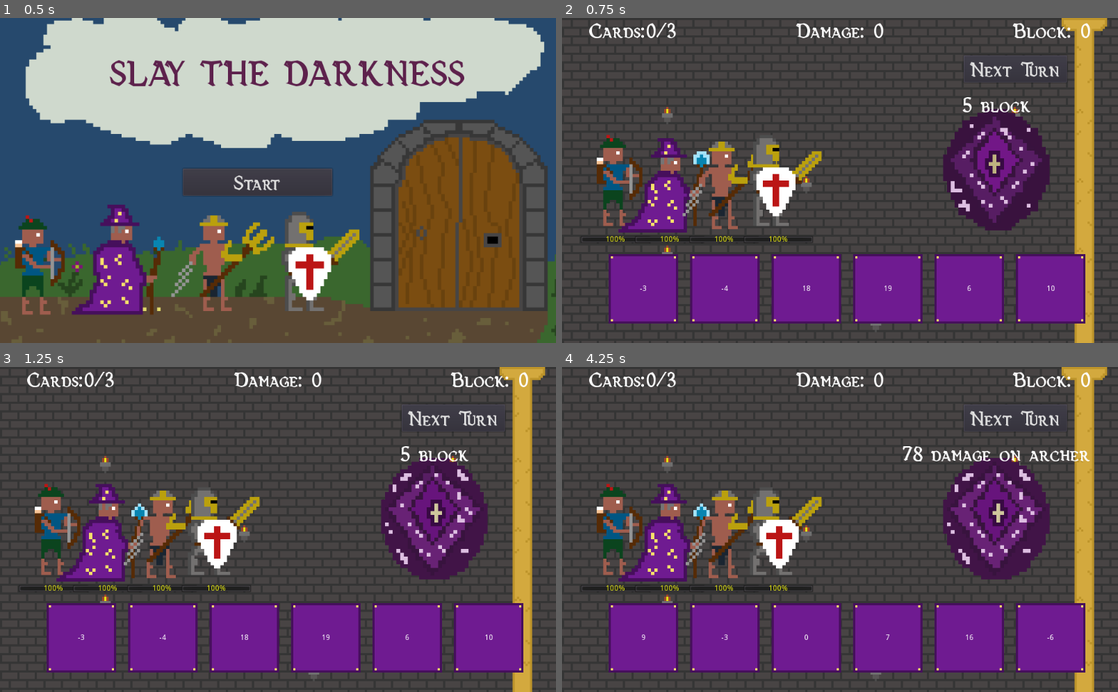
Above: before the commit, frames 1-4 (two rows, left to right).
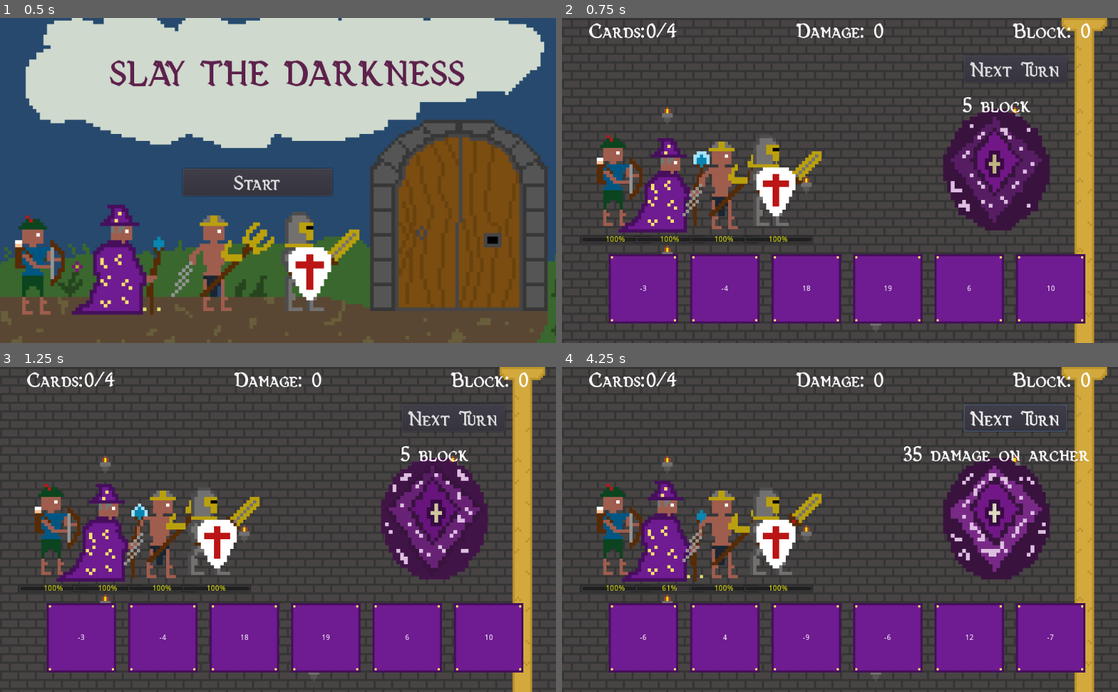
Above: after the commit, the same moments.

Repository: Laddicus/SlayTheDarkness
Game: Godot game, scene res://main.tscn
Same seed, same stepped clock (60 frames per second), same inputs: the game is played once before the commit and once after it. The engine's default icon, where the game draws it, is replaced by a stand-in: a white triangle on a blue panel in a dark square.
Inputs (mouse positions are in pixels of both pictures, inside the frame that each line leads up to):
- Up to frame 1 (0.5 s): no input
- Up to frame 2 (0.75 s): click "Start" at 0.5 s
- Up to frame 3 (1.25 s): no input
- Up to frame 4 (4.25 s): click (817, 529) at 1.25 s, where only the run before the commit has a clickable "Start"; click "Next Turn" at 2 s; click "Next Turn" at 2.75 s; click (817, 529) at 3.5 s, where only the run before the commit has a clickable "Start"

Frame 1 is identical in both runs. In frame 2, less than 0.1% of the frame differs, in the area x 18-21%, y 1-7%; in frame 3, less than 0.1%; in frame 4, 4.0%, in the area x 10-95%, y 1-84%.

Commit message:
Final changes before submission

Diff:
--- a/GUI.tscn
+++ b/GUI.tscn
@@ -17,10 +17,10 @@
 
 [node name="CardsValue" type="Label" parent="Cards"]
 margin_left = 106.0
-margin_right = 161.0
+margin_right = 163.0
 margin_bottom = 44.0
 custom_fonts/font = ExtResource( 1 )
-text = "0/3"
+text = "0/4"
 
 [node name="Damage" type="HBoxContainer" parent="."]
 anchor_left = 0.5
--- a/enemy.gd
+++ b/enemy.gd
@@ -18,7 +18,6 @@
 
 
 func _on_enemy_mouse_entered():
-	print("Targeting enemy")
 	get_node("Particles2D").emitting = true
 
 
--- a/level.tscn
+++ b/level.tscn
@@ -68,6 +68,7 @@
 [node name="wham" type="AudioStreamPlayer2D" parent="."]
 position = Vector2( 740, 69 )
 stream = ExtResource( 2 )
+volume_db = -20.194
 
 [node name="TileMap" type="TileMap" parent="."]
 tile_set = SubResource( 1 )
--- a/main.gd
+++ b/main.gd
@@ -32,7 +32,7 @@
 var maxCards = 4
 
 var enemyDamage
-var damageDealt
+var damageDealt = 0
 var totalDamageDealt = 0
 
 signal newTurn
@@ -51,7 +51,9 @@
 	#Load cards
 	card_resource = load("res://wizardCard.tscn")
 
-
+	current = get_node("start")
+
+	randomize()
 
 	pass
 
@@ -178,8 +180,6 @@
 			var deadGuy = players.find(target)
 			players.remove(deadGuy)
 			target = null
-			print(deadGuy)
-			print(players)
 
 	if maxCards == 0:
 		var next_resource = load("res://end.tscn")
@@ -209,7 +209,6 @@
 		get_node("level/enemy/damage").set_text(str(abs(enemyDamage))+" block")
 
 func _on_Card_Selected(damage):
-	print(damage)
 	# Change UI to show that you selected x/3 cards
 	# Negative damage goes to block variable
 	# Positive value goes to attack variable
--- a/wizardCard.gd
+++ b/wizardCard.gd
@@ -26,7 +26,6 @@
 	get_node("Particles2D").emitting = selected
 
 func _rand_damage():
-	print("AAH")
 	damage = int(rand_range(-10,20))
 	$damage.set_text(str(damage))
 
@@ -44,6 +43,5 @@
 					selected = true
 			else:
 				selected = false
-				print("Deselected")
 				emit_signal("_on_Card_Deselected",damage)
 			get_node("Particles2D").emitting = selected
--- a/wizardCard.tscn
+++ b/wizardCard.tscn
@@ -35,4 +35,6 @@
 
 [node name="sparkle" type="AudioStreamPlayer2D" parent="."]
 stream = ExtResource( 4 )
+volume_db = -19.185
+
 [connection signal="input_event" from="." to="." method="_on_wizardCard_input_event"]
Not shown, changed: HTML/SlayTheDarkness.zip
Not shown, changed: HTML/index.pck
